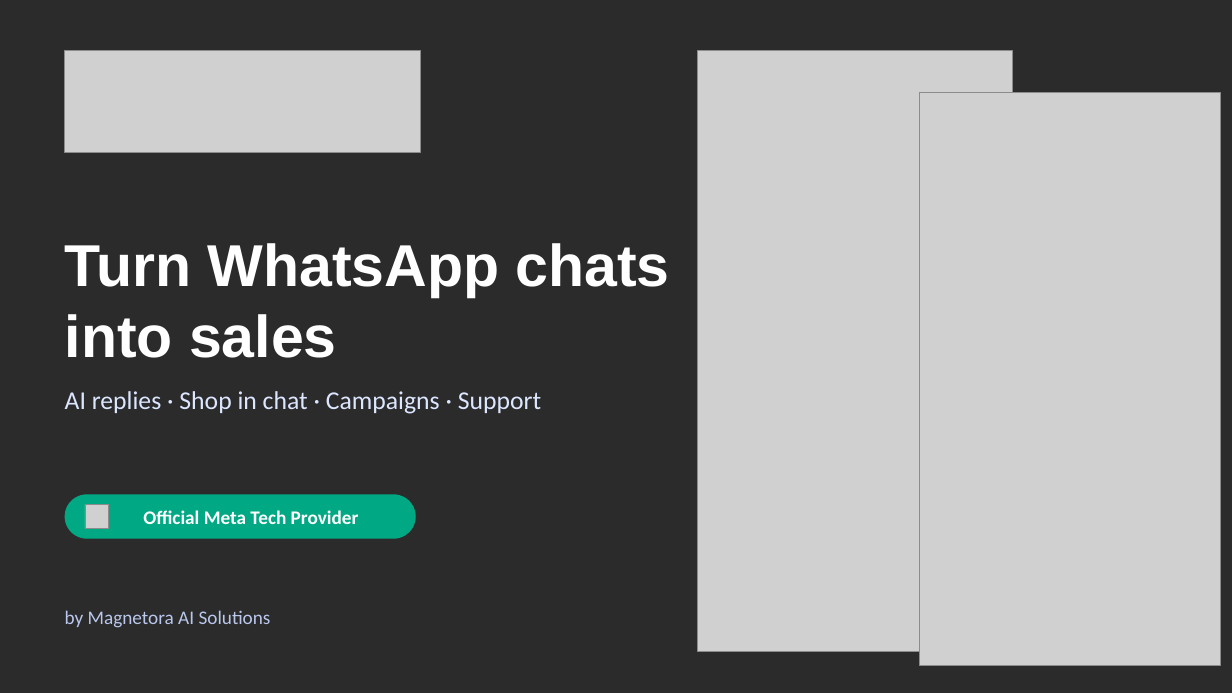
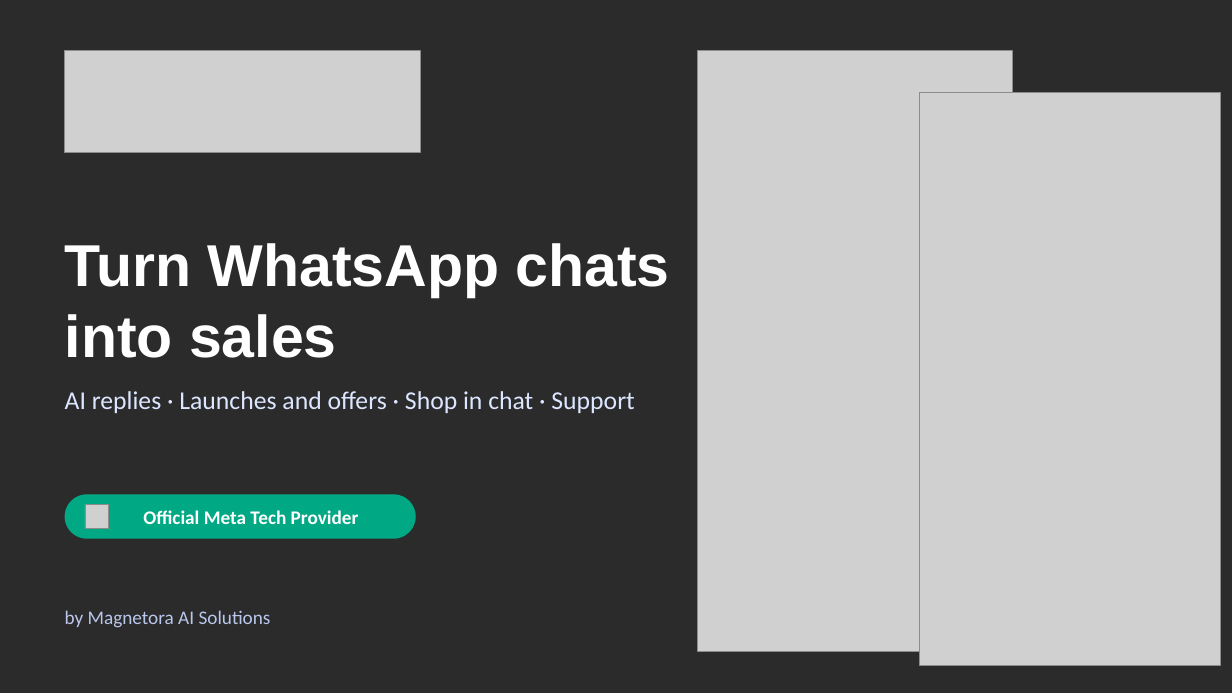
Before and after one commit to tejachennu/Marketing-CRM, a slide deck: slide 1 of docs/presentations/WAMA-CRM-Client-Presentation.pptx. Drawn at 1232x693 pixels with LibreOffice and Linux fonts; fonts in the diff are those of the drawing; grey boxes stand for pictures; background and template pictures are left out; a plain dark background stands for a picture behind light text. Boxes give left, top, right and bottom in pixels: in the first picture for what was removed or moved away, otherwise in the second. Text is boxed around its words. In the diff, an @@ line names an element or a change of style, - is before the commit and + after.

```diff
--- a/docs/presentations/WAMA-CRM-Client-Presentation.pptx
+++ b/docs/presentations/WAMA-CRM-Client-Presentation.pptx
@@ text at (x1=65, y1=391, x2=634, y2=413): text changed @@
-AI replies · Shop in chat · Campaigns · Support
+AI replies · Launches and offers · Shop in chat · Support
```
Also in this commit, not shown: 12 other slides changed, 2 slides added, 1 slide removed, 9 other files.
